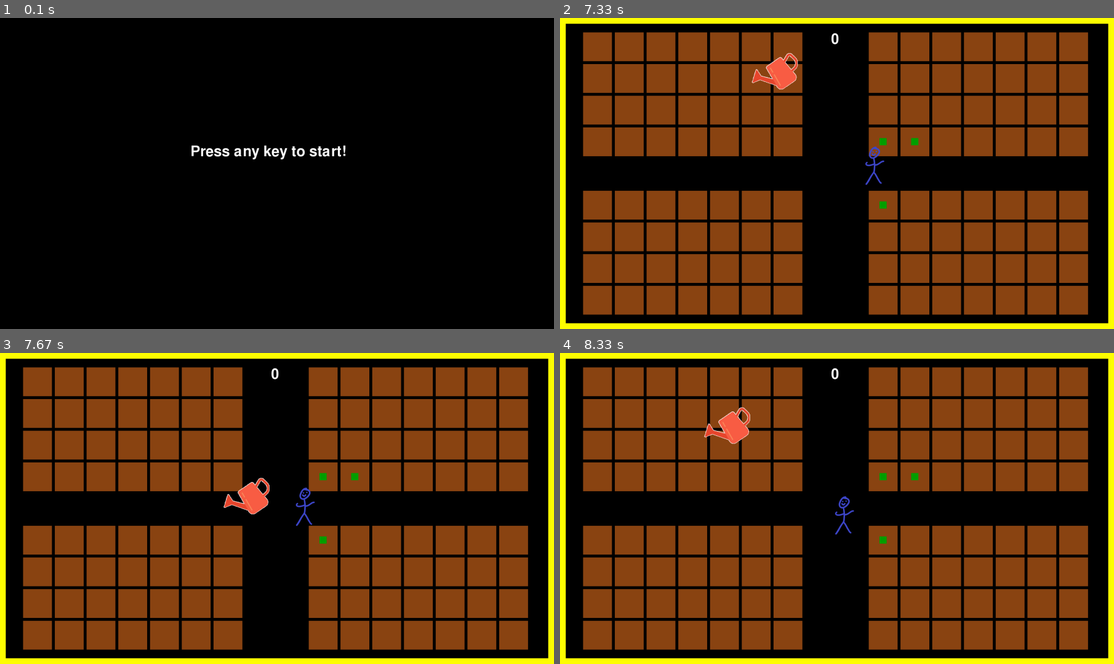
Above: before the commit, frames 1-4 (two rows, left to right).
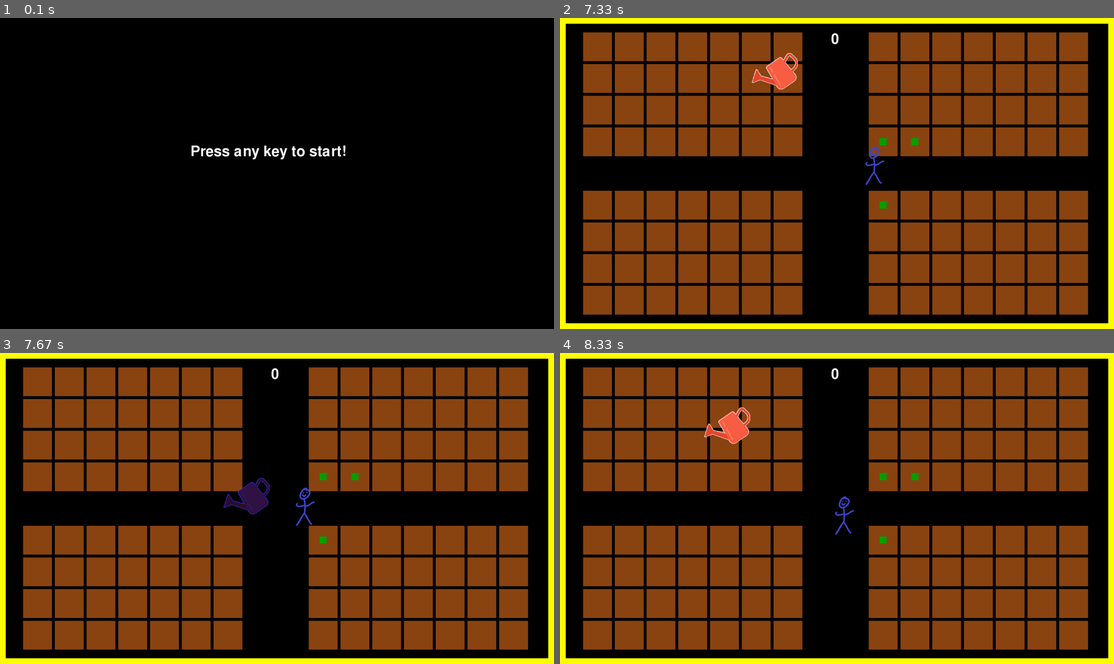
Above: after the commit, the same moments.

Repository: randaz99/PyGame-Farming-Simulator
Game: pygame game, started from Main.py
Two runs of this game, one before a commit and one after it. Both use one fixed random seed, a clock stepped at 60 frames per second and the inputs below.
Inputs (mouse positions are in pixels of both pictures, inside the frame that each line leads up to):
- Up to frame 1 (0.1 s): no input
- Up to frame 2 (7.33 s): tap Enter at 0.33 s; press the mouse at (665, 248) at 0.7 s; move the mouse to (792, 154) at 0.8 s; release the mouse at (920, 64) at 0.93 s; hold Right 1-1.47 s; click (1041, 282) at 1.08 s; hold Up 1.5-1.8 s; click (848, 67) at 1.58 s; hold Right 1.83-2.3 s; click (809, 254) at 1.92 s; hold Left 2.33-2.87 s; click (820, 120) at 2.42 s; hold Down 2.9-3.2 s; click (759, 108) at 2.98 s; hold Left 3.23-3.63 s; click (981, 145) at 3.32 s; hold Up 3.67-4.03 s; click (1008, 167) at 3.75 s; hold Right 4.07-4.7 s; click (953, 117) at 4.15 s; hold Down 4.73-5.1 s; click (676, 114) at 4.82 s; hold Left 5.13-5.6 s; click (859, 161) at 5.22 s; hold Right 5.63-6.1 s; click (676, 154) at 5.72 s; hold Up 6.13-6.43 s; click (753, 263) at 6.22 s; hold Right 6.47-6.93 s; click (670, 288) at 6.55 s; hold Left from 6.97 s (still down); click (748, 70) at 7.05 s
- Up to frame 3 (7.67 s): release Left at 7.5 s; hold Down from 7.53 s (still down); click (221, 496) at 7.62 s
- Up to frame 4 (8.33 s): release Down at 7.83 s; hold Left 7.87-8.27 s; click (704, 427) at 7.95 s; hold Up from 8.3 s (still down)

Frames 1-2 are identical in both runs. In frame 3, 0.5% of the frame differs, in the area x 40-49%, y 40-52%; in frame 4, nothing differs.

Commit message:
made sounds folder chnaged where pickup colros are stored

Diff:
--- a/Game.py
+++ b/Game.py
@@ -12,6 +12,7 @@
 
     def __init__(self):
         pygame.init()
+        pygame.mixer.init()
 
         scrRes = (1920, 1080)
         self.screen = pygame.display.set_mode(scrRes)
@@ -30,8 +31,12 @@
                 elif event.type == pygame.KEYDOWN:
                     self.start = True
 
-        self.player = Player(img=pygame.image.load("data/player.png"), pos=(self.screen.width // 2 - 50,self.screen.height // 2 - 50), colorKey=(0,0,0))
-        self.mouse = Entity(pygame.image.load("data/WateringCan.png"), pos=(50,50), colorKey=(255,255,255))
+        self.player = Player(img=pygame.image.load("data/images/player.png"), pos=(self.screen.width // 2 - 50,self.screen.height // 2 - 50), colorKey=(0,0,0))
+        self.mouseOrigionalImg = pygame.image.load("data/images/WateringCan.PNG")
+        self.mousePressedImg = self.mouseOrigionalImg.copy()
+        self.mousePressedImg.fill((50,50,255), special_flags=pygame.BLEND_RGB_MULT)
+        self.mousePressedImg.set_colorkey((50,50,255))
+        self.mouse = Entity(img=self.mouseOrigionalImg, pos=(50,50), colorKey=(255,255,255))
 
         self.wallColor = (255,255,0)
         self.wall0 = Wall(img=pygame.Surface((1920, 20)), pos=(0,0), color=self.wallColor)
@@ -43,8 +48,6 @@
         self.score = 0
         self.scoreText = Text(text=str(self.score), pos=(self.screen.width // 2 - 20,50))
 
-        self.speedColor = (255, 100, 0)
-        self.waterColor = (60, 160, 255)
         #self.pickup1 = Pickup(pos=(99, 678), color=speedColor)
 
         # declaring entity lists
@@ -74,9 +77,9 @@
 
             # random spawns for boosts! (Pickups)
             if random.random() < 0.1/60:
-                newPickup = Pickup(pos=(random.randrange(50, 1801), random.randrange(50, 1001)), color=self.speedColor)
+                newPickup = Pickup(pos=(random.randrange(50, 1801), random.randrange(50, 1001)), type='speed')
                 if random.random() < 0.5:
-                    newPickup = Pickup(pos=(random.randrange(50,1801),random.randrange(50,1001)), color=self.waterColor, type='water')
+                    newPickup = Pickup(pos=(random.randrange(50,1801),random.randrange(50,1001)), type='water')
                 self.pickups.append(newPickup)
 
             # drawing all plots w/ their plants
@@ -127,6 +130,10 @@
             adjustedPos = (cursorPos[0], cursorPos[1] - 70)
             self.mouse.pos = adjustedPos
             self.mouse.collisionRect = pygame.Rect(adjustedPos[0], adjustedPos[1], self.mouse.width, self.mouse.height)
+            if pygame.mouse.get_pressed(num_buttons=3)[0] == True:
+                self.mouse.img = self.mousePressedImg
+            else:
+                self.mouse.img = self.mouseOrigionalImg
 
             # Pickup detection
             for pickup in self.pickups:
--- a/Pickup.py
+++ b/Pickup.py
@@ -7,3 +7,8 @@
         # Call the superclass constructor to initialize common attributes
         super().__init__(img=img, pos=pos, color=color, colorKey=colorKey)
         self.type = type
+        match type:
+            case 'speed':
+                self.color= (255, 100, 0)
+            case 'water':
+                self.color= (60, 160, 255)
Renamed: data/Player.png -> data/images/Player.png
Renamed: data/WateringCan.PNG -> data/images/WateringCan.PNG
